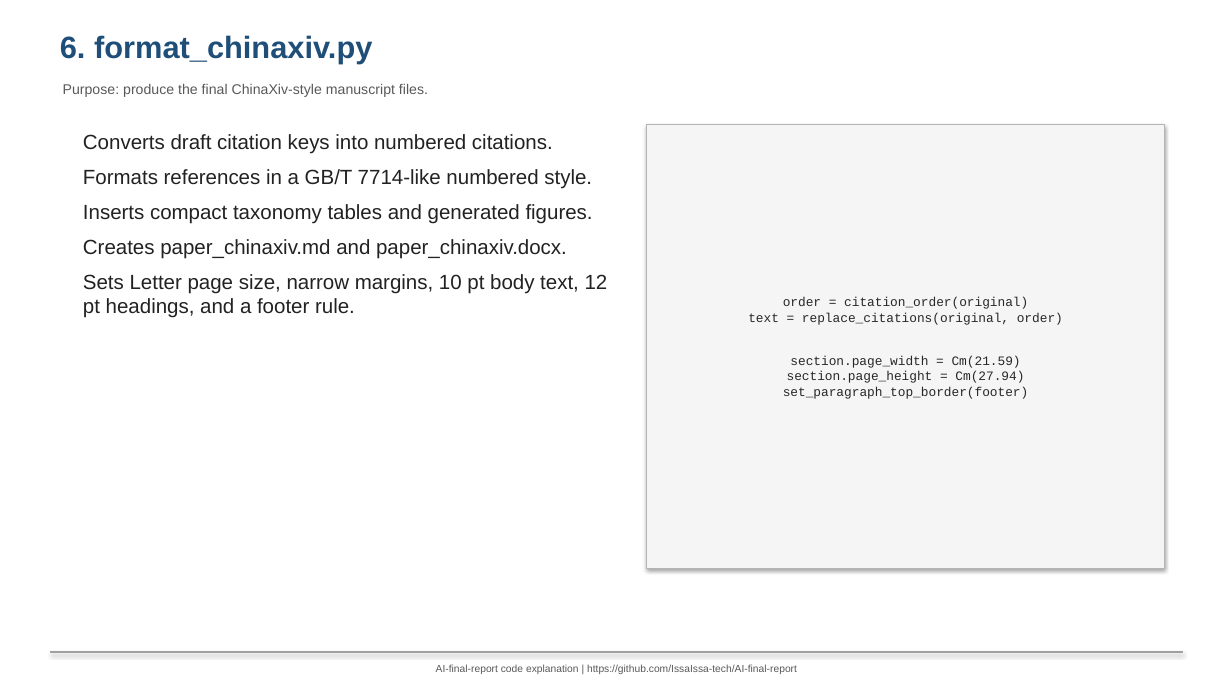
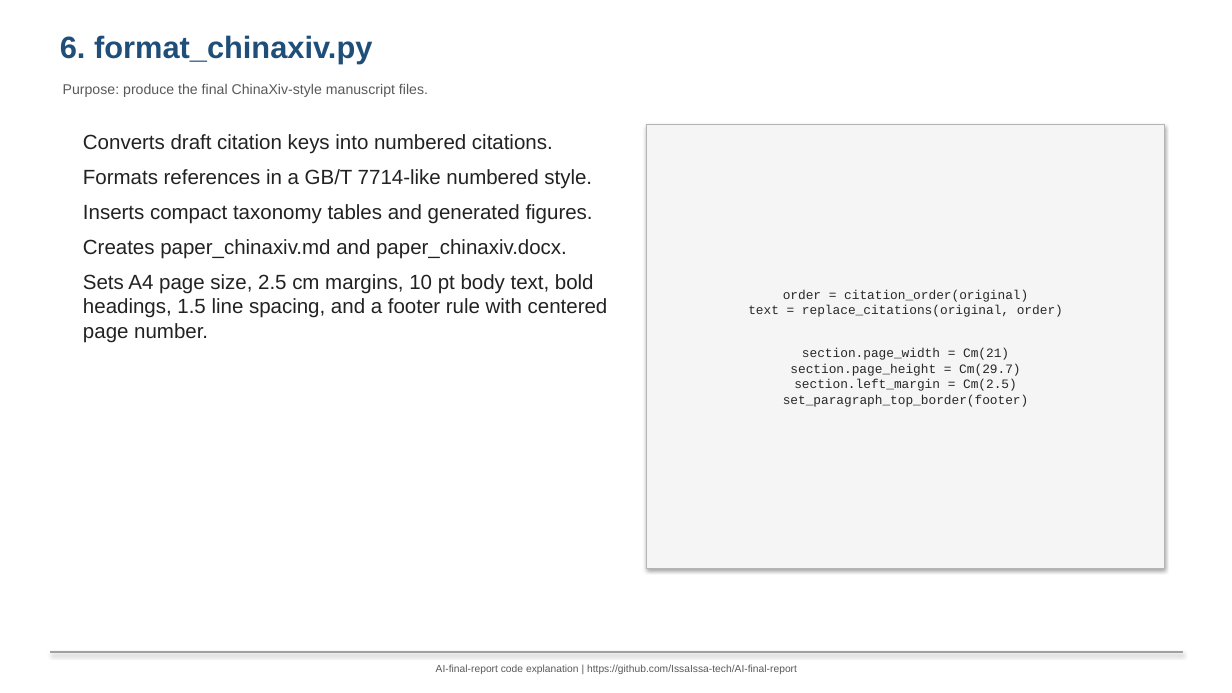
Before and after one commit to IssaIssa-tech/AI-final-report, a slide deck: slide 7 of docs/code_explanation_presentation.pptx. Drawn at 1232x693 pixels with LibreOffice and Linux fonts; fonts in the diff are those of the drawing. Boxes give left, top, right and bottom in pixels: in the first picture for what was removed or moved away, otherwise in the second. Text is boxed around its words. In the diff, an @@ line names an element or a change of style, - is before the commit and + after.

```diff
--- a/docs/code_explanation_presentation.pptx
+++ b/docs/code_explanation_presentation.pptx
@@ text at <box>83,274,608,343</box>: text changed @@
-Sets Letter page size, narrow margins, 10 pt body text, 12 pt headings, and a footer rule.
+Sets A4 page size, 2.5 cm margins, 10 pt body text, bold headings, 1.5 line spacing, and a footer rule with centered page number.
@@ text in rectangle at <box>748,289,1063,407</box>: text changed @@
-order = citation_order(original)
-text = replace_citations(original, order)
-section.page_width = Cm(21.59)
-section.page_height = Cm(27.94)
-set_paragraph_top_border(footer)
+order = citation_order(original)
+text = replace_citations(original, order)
+section.page_width = Cm(21)
+section.page_height = Cm(29.7)
+section.left_margin = Cm(2.5)
+set_paragraph_top_border(footer)
```
Also in this commit, not shown: 3 other slides changed, 16 other files.
